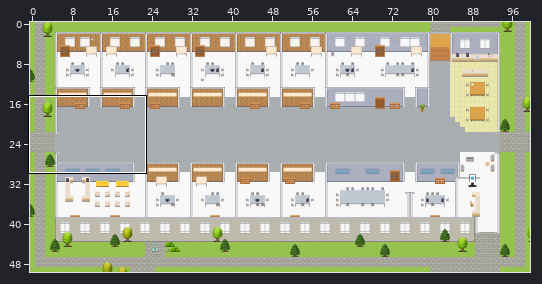
An edit to a level. Tiled map (JSON), maps/Cyber-Security-Architecture-Innovation-Platform.tmj. The picture above shows the old version from afar; the outline marks the close-up.
Close-up. The starting point:
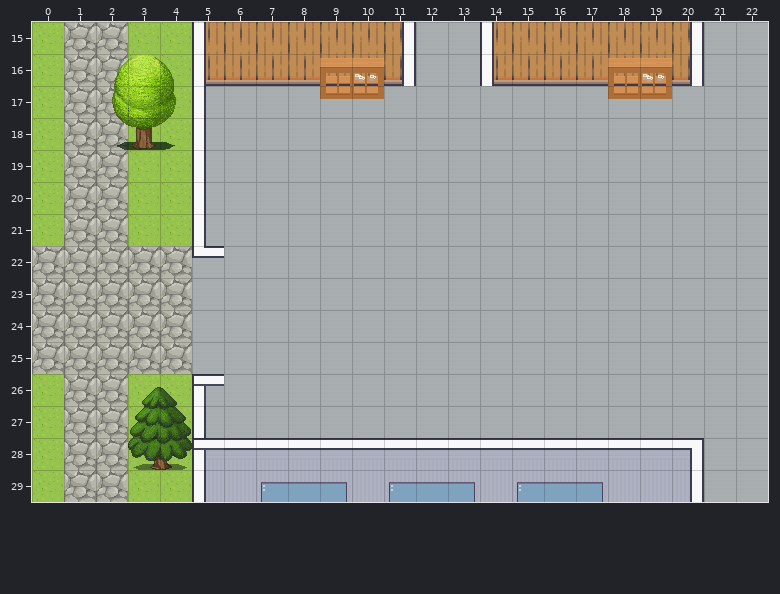
Cells are 32x32 px. Shown: x 0..22, y 15..29. The commit also changed other parts of the map, which this record leaves out.
After the commit:
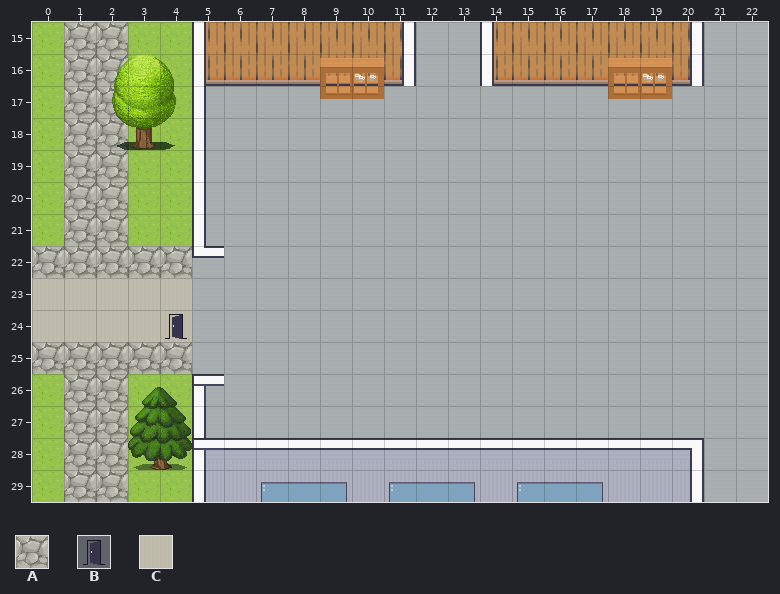
Key: from "Exterior": A 638; from "User_Zones": B 65; from "room2": C 328.
_ is an empty cell.
The exact change:
Layer "outside":
y 23..24: x 0..4 AAAAA -> CCCCC
Layer "zones":
y 24: x 4 _ -> B
Changed places in both close-ups, as pixel boxes (x1, y1, x2, y2):
changed: (32, 278, 192, 342)
